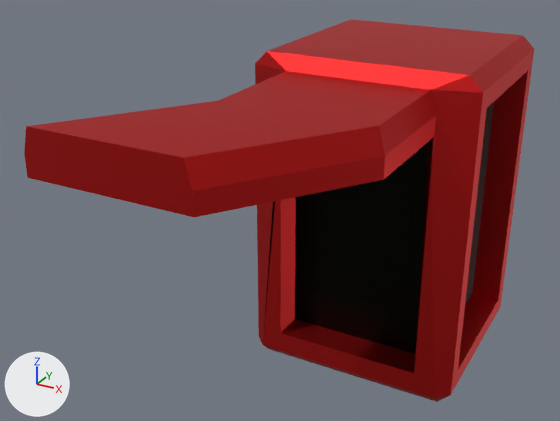
One commit to the FBX model Assets/Resources/Meshes/Weapon2-2.fbx: the scene before it, then after it.
Rendered twice from a 50 mm lens placed at (2.577, -3.668, 0.378), pointed at (2.321, -3.203, 0.145). Lighting does not change. The marker at lower left points along +X, +Y and +Z. Where no turn or scale is listed for an object, it has been applied to the vertices.

The scene before the commit, as lines of its bpy script (objects in view):
```python
mat_unitframematerial = principled_material('UnitFrameMaterial')
mat_unitframematerial.texture = img_paletteunits_png
mat_unitframematerial.metallic = 1.0
me_cube_019 = bpy.data.meshes.new('Cube.019')
me_cube_019.from_pydata(...)  # 62 vertices, 64 faces; spans x -0.123..0.085, y -0.269..0.085, z 0.0..0.257
me_cube_019.materials.append(mat_unitframematerial)  # picture img_paletteunits_png
ob_weapon2_2 = bpy.data.objects.new('Weapon2-2', me_cube_019)
ob_weapon2_2.location = (2.3711, -3.1019, 0.0)
```
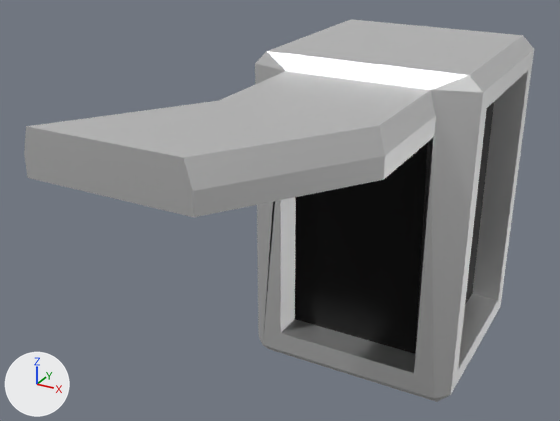
Changed parts and their boxes [x1, y1, x2, y2] in the pictures (560 x 421 px):
'Weapon2-2', surface changed (red to grey)
    both: [24, 19, 534, 402]

What changed in the scene script:
```text
Add img_unitpalette02_albedo_png:
    img_unitpalette02_albedo_png = load_image('UnitPalette02-Albedo.png', '../../../Blender/UnitPalette02-Albedo.png', 512, 512, 'sRGB')
Add img_unitpalette02_emission_png:
    img_unitpalette02_emission_png = load_image('UnitPalette02-Emission.png', '../../../Blender/UnitPalette02-Emission.png', 512, 512, 'sRGB')
Change mat_unitframematerial:
    where n0 = _N.new('ShaderNodeBsdfPrincipled'); n0.name = 'Principled BSDF'
    add n0.inputs[28].default_value = 1.0  # 'Emission Strength'
    where n2 = _N.new('ShaderNodeTexImage'); n2.name = 'Image Texture'
    n2.image: img_paletteunits_png -> img_unitpalette02_albedo_png
    add n3 = _N.new('ShaderNodeTexImage'); n3.name = 'Image Texture.001'
    add n3.image = img_unitpalette02_emission_png
    add _L.new(n3.outputs[0], n0.inputs[27])  # 'Color' to 'Emission Color'
Change me_cube_019:
    where me_cube_019.from_pydata(...)  # 62 vertices, 64 faces; spans x -0.123..0.085, y -0.269..0.085, z 0.0..0.257
    used by ob_weapon2_2; location = (2.3711, -3.1019, 0.0)
    me_cube_019 part 1: texture (UV) coordinates of 64 of 64 faces, centred in x -0.09..0.085, y -0.269..0.085, z 0.0..0.257, changed; they spanned u 0.04..0.72, v 0.9..0.97 and now span u 0.04..0.41, v 0.96..0.96
```
